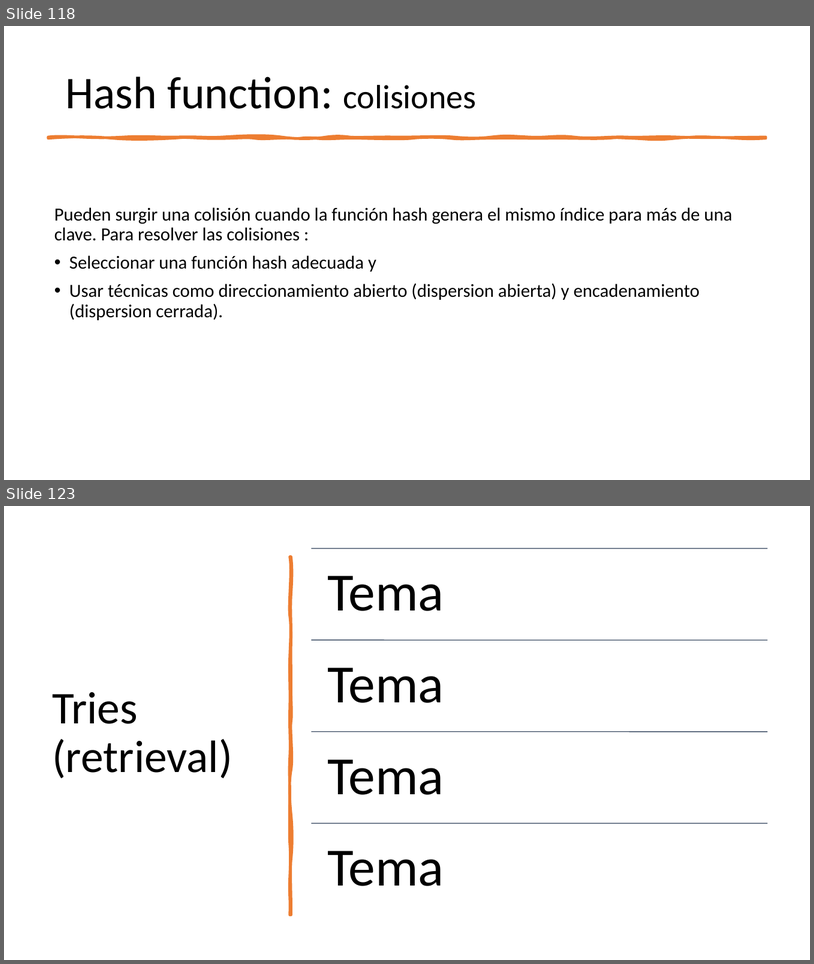
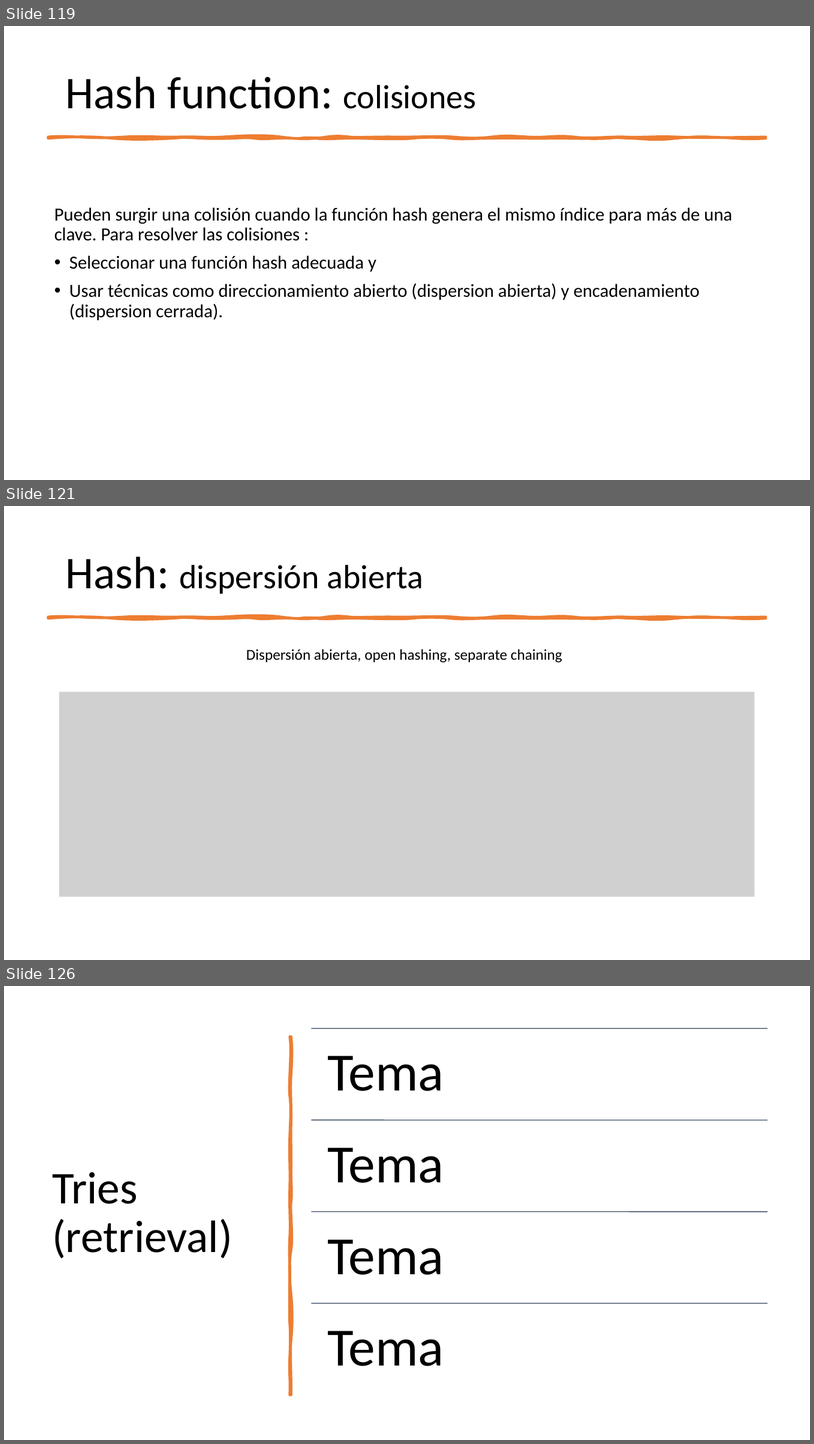
Before and after one commit to ppa-docencia-u/usm-ejemplos-estdatos, a slide deck: presentacion/Estructuras de datos-1.pptx. Shown one above the other, each under a label of ours: slides 118 and 123 before the commit, slides 119, 121 and 126 after it; the slides between them are not shown. The pictures are 814x964 and 814x1444 pixels, drawn with LibreOffice and Linux fonts; fonts in the diff are those of the drawing; grey boxes stand for pictures. Boxes give left, top, right and bottom in pixels: in the first picture for what was removed or moved away, otherwise in the second. Text is boxed around its words. In the diff, an @@ line names an element or a change of style, - is before the commit and + after.

Commit message:
Presentación Separate Chaining y Open Addressing

```diff
--- a/presentacion/Estructuras de datos-1.pptx
+++ b/presentacion/Estructuras de datos-1.pptx
@@ slide 121 added at box(4, 506, 810, 960), background #FFFFFF @@
@@ title added at box(65, 556, 423, 594), 40 pt, text #000000 @@
+Hash: dispersión abierta
@@ freeform shape added at box(48, 617, 766, 618), fill #ED7D31, outline #ED7D31 3.25 pt @@
@@ text added at box(246, 649, 563, 663), 18 pt, text #000000 @@
+Dispersión abierta, open hashing, separate chaining
@@ picture added at box(60, 692, 755, 897) @@
@@ what was slide 118 is now slide 119 @@
@@ what was slide 123 is now slide 126 @@
```
Also in this commit, not shown: 9 slides changed, 2 other slides added.
